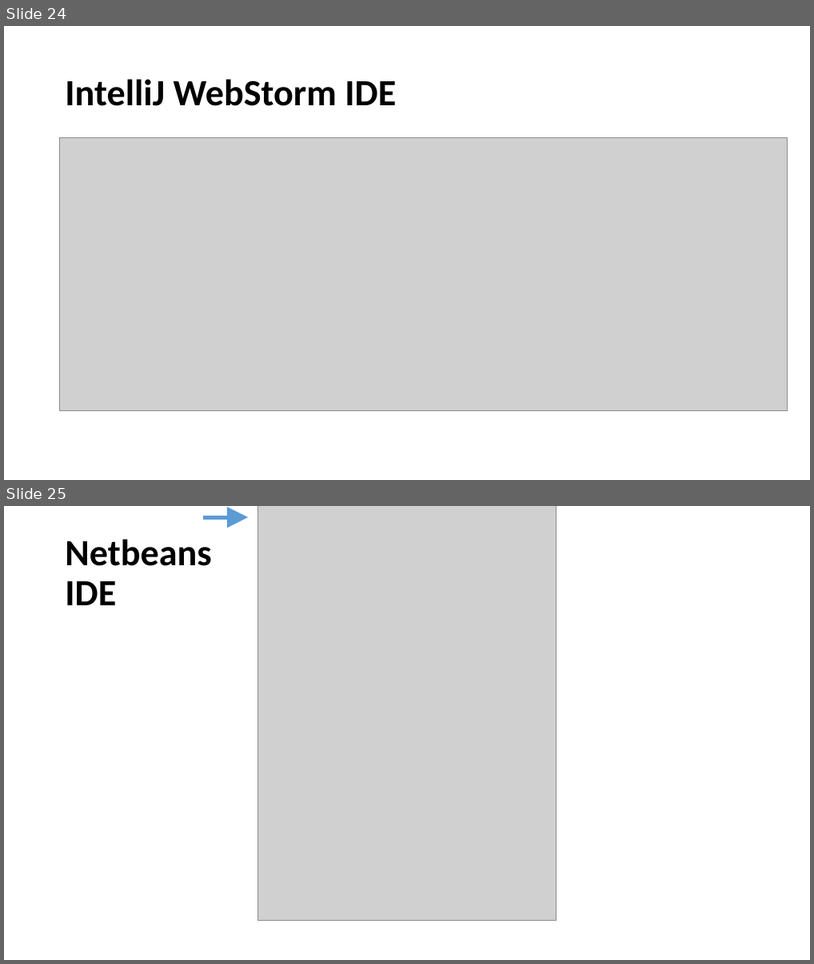
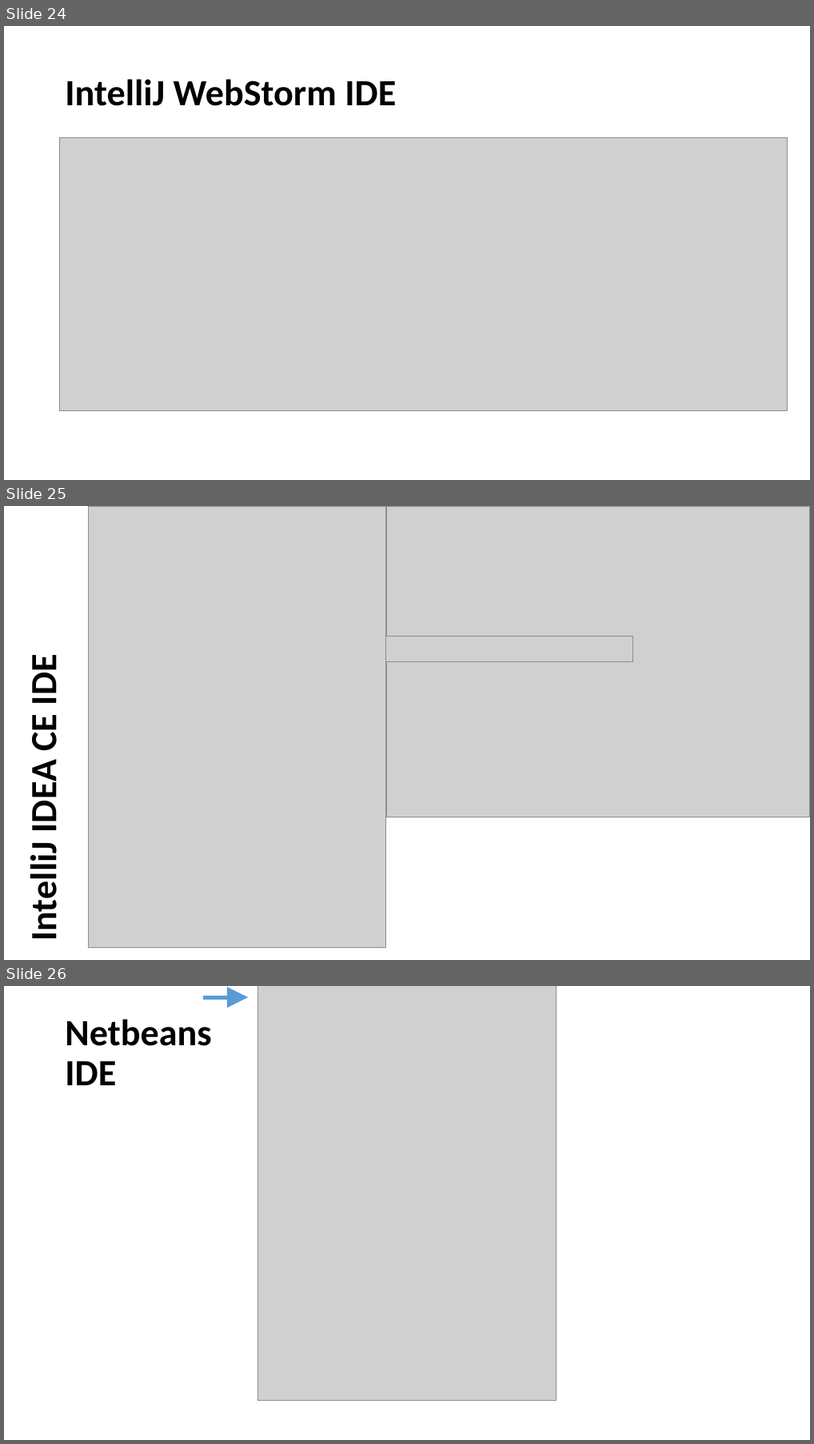
Before and after one commit to wilsonmar/wilsonmar.github.io, a slide deck: images/Git-basics-v09a.pptx. Shown one above the other, each under a label of ours: slides 24 and 25 before the commit, slides 24, 25 and 26 after it. The pictures are 814x964 and 814x1444 pixels, drawn with LibreOffice and Linux fonts; fonts in the diff are those of the drawing; grey boxes stand for pictures; background and template pictures are left out. Boxes give left, top, right and bottom in pixels: in the first picture for what was removed or moved away, otherwise in the second. Text is boxed around its words. In the diff, an @@ line names an element or a change of style, - is before the commit and + after.

```diff
--- a/images/Git-basics-v09a.pptx
+++ b/images/Git-basics-v09a.pptx
@@ slide 25 added at (4, 506, 810, 960), background picture (left out) @@
@@ picture added at (88, 506, 386, 947) @@
@@ picture added at (386, 506, 810, 817) @@
@@ picture added at (386, 636, 633, 661) @@
@@ text added at (21, 659, 66, 938), 44 pt, text #000000, bold @@
+IntelliJ IDEA CE IDE
@@ what was slide 25 is now slide 26 @@
```
Also in this commit, not shown: 1 slide changed, 5 other files.
